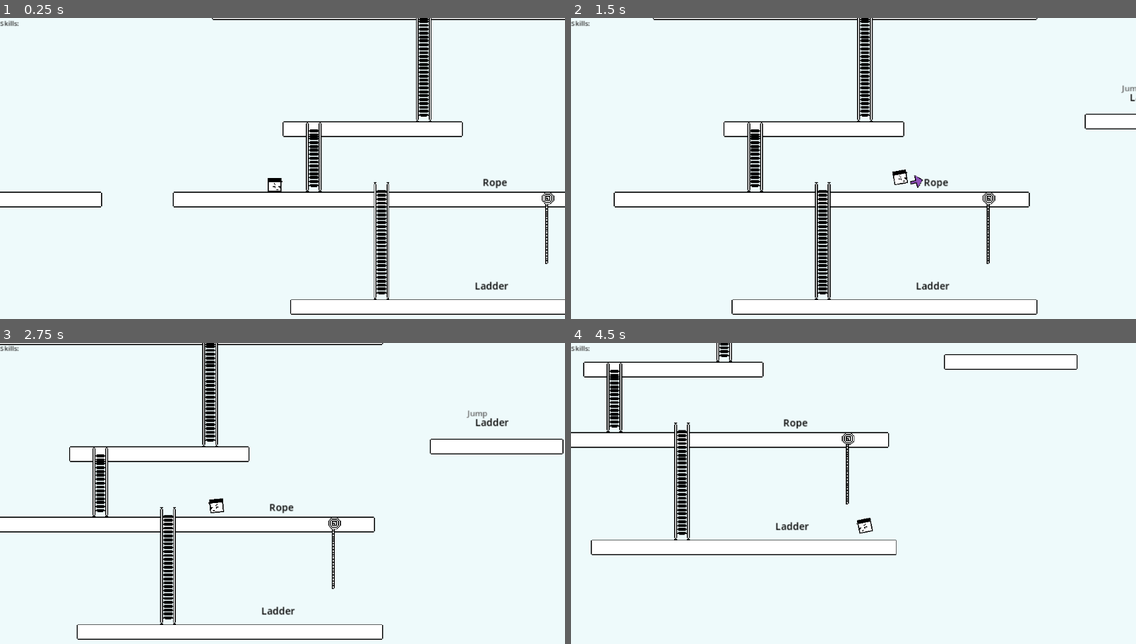
Above: before the commit, frames 1-4 (two rows, left to right).
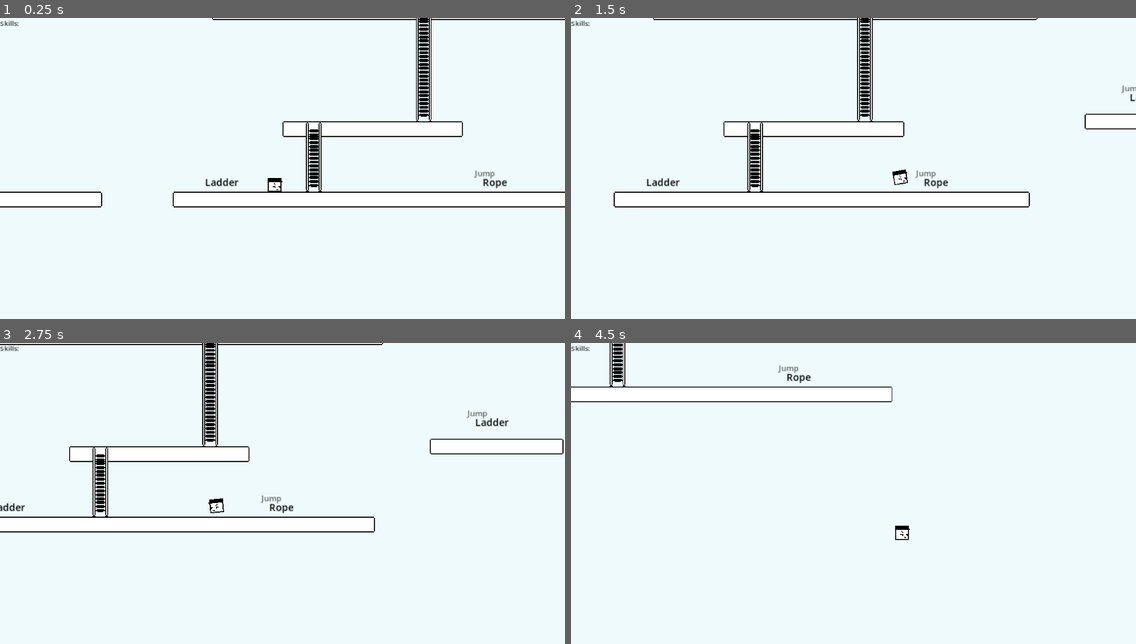
Above: after the commit, the same moments.

Repository: mariacki/and_what
Game: Godot game, scene res://scenes/level_1.tscn
Same seed, same stepped clock (60 frames per second), same inputs: the game is played once before the commit and once after it. Before the commit the project starts from res://scenes/game.tscn.
Inputs:
- Up to frame 1 (0.25 s): no input
- Up to frame 2 (1.5 s): tap Enter at 0.5 s; hold Right (ui_right) from 0.53 s (still down); tap Ctrl (action) at 0.6, 1.35 s
- Up to frame 3 (2.75 s): release Right (ui_right) at 2.03 s; hold Left (ui_left) from 2.03 s (still down); tap Ctrl (action) at 2.1 s
- Up to frame 4 (4.5 s): release Left (ui_left) at 2.78 s; hold Right (ui_right) 2.78-4.28 s; tap Ctrl (action) at 2.85, 3.6, 4.35 s; hold Left (ui_left) from 4.28 s (still down)

The runs differ from the first frame. In frame 1, 1.5% of the frame differs, in the area x 36-100%, y 50-99%; in frame 2, 1.7%; in frame 3, 1.6%; in frame 4, 4.2%, in the area x 0-90%, y 0-71%.

Commit message:
Update todo, add level_2 design, fix minor bugs

Diff:
--- a/project.godot
+++ b/project.godot
@@ -11,7 +11,7 @@
 [application]
 
 config/name="and-what"
-run/main_scene="res://scenes/game.tscn"
+run/main_scene="res://scenes/level_1.tscn"
 config/features=PackedStringArray("4.7", "GL Compatibility")
 config/icon="res://icon.svg"
 
--- a/scenes/game.tscn
+++ /dev/null
@@ -1,106 +0,0 @@
-[gd_scene format=3 uid="uid://yicge48108e0"]
-
-[ext_resource type="PackedScene" uid="uid://oll3sl06v0lv" path="res://src/skill_card/skill_card.tscn" id="1_lbhrr"]
-[ext_resource type="PackedScene" uid="uid://bkur5tdyvyg4u" path="res://src/platform/platform.tscn" id="1_lnu2h"]
-[ext_resource type="PackedScene" uid="uid://cqpfkx3gy0qq7" path="res://src/transport/rope.tscn" id="1_p57ef"]
-[ext_resource type="PackedScene" uid="uid://cuemnvwx21fxe" path="res://src/player/player.tscn" id="1_uwrxv"]
-[ext_resource type="PackedScene" uid="uid://b27xalgvh432k" path="res://src/transport/ladder.tscn" id="2_yqjtg"]
-[ext_resource type="Script" uid="uid://glcpviwhb7o5" path="res://src/overlay.gd" id="5_iywne"]
-
-[node name="Game" type="Node2D" unique_id=1286791302]
-
-[node name="Rope" parent="." unique_id=1825102335 instance=ExtResource("1_p57ef")]
-position = Vector2(559, 302)
-number_of_segments = 4
-
-[node name="Platform3" parent="." unique_id=661368424 instance=ExtResource("1_lnu2h")]
-position = Vector2(184, 304)
-number_of_segments = 25
-
-[node name="SkillCard3" parent="." unique_id=1035689853 instance=ExtResource("1_lbhrr")]
-position = Vector2(264, 80)
-requires = 0
-provides = 3
-
-[node name="SkillCard" parent="." unique_id=1509141401 instance=ExtResource("1_lbhrr")]
-position = Vector2(502, 385)
-requires = 0
-provides = 1
-
-[node name="SkillCard2" parent="." unique_id=504712972 instance=ExtResource("1_lbhrr")]
-position = Vector2(510, 279)
-requires = 0
-provides = 2
-
-[node name="Platform9" parent="." unique_id=655066593 instance=ExtResource("1_lnu2h")]
-position = Vector2(664, 224)
-number_of_segments = 7
-
-[node name="Platform11" parent="." unique_id=1590355060 instance=ExtResource("1_lnu2h")]
-position = Vector2(224, 112)
-number_of_segments = 23
-
-[node name="Platform6" parent="." unique_id=220434807 instance=ExtResource("1_lnu2h")]
-position = Vector2(-72, 304)
-number_of_segments = 10
-
-[node name="Platform7" parent="." unique_id=1708893482 instance=ExtResource("1_lnu2h")]
-position = Vector2(-192, 232)
-number_of_segments = 10
-
-[node name="Platform8" parent="." unique_id=583603668 instance=ExtResource("1_lnu2h")]
-position = Vector2(304, 414)
-number_of_segments = 18
-
-[node name="Platform4" parent="." unique_id=205037669 instance=ExtResource("1_lnu2h")]
-position = Vector2(296, 232)
-number_of_segments = 10
-
-[node name="SkillCard4" parent="." unique_id=1734962146 instance=ExtResource("1_lbhrr")]
-position = Vector2(720, 192)
-requires = 3
-provides = 1
-
-[node name="Player" parent="." unique_id=101684812 instance=ExtResource("1_uwrxv")]
-position = Vector2(280, 280)
-
-[node name="Camera2D" type="Camera2D" parent="Player" unique_id=1768085367]
-position = Vector2(8, 0)
-drag_horizontal_enabled = true
-drag_vertical_enabled = true
-
-[node name="Ladder2" parent="." unique_id=791188574 instance=ExtResource("2_yqjtg")]
-position = Vector2(320, 232)
-number_of_segments = 3
-
-[node name="Ladder4" parent="." unique_id=1892279685 instance=ExtResource("2_yqjtg")]
-position = Vector2(432, 112)
-number_of_segments = 6
-
-[node name="Ladder5" parent="." unique_id=376871732 instance=ExtResource("2_yqjtg")]
-position = Vector2(389, 294)
-number_of_segments = 6
-
-[node name="Ladder3" parent="." unique_id=595869846 instance=ExtResource("2_yqjtg")]
-position = Vector2(-48, 232)
-number_of_segments = 3
-
-[node name="Ui" type="CanvasLayer" parent="." unique_id=1836440554]
-script = ExtResource("5_iywne")
-
-[node name="VBoxContainer" type="VBoxContainer" parent="Ui" unique_id=929796039]
-unique_name_in_owner = true
-offset_right = 88.0
-offset_bottom = 200.0
-
-[node name="Label" type="Label" parent="Ui/VBoxContainer" unique_id=429055467]
-layout_mode = 2
-theme_override_colors/font_color = Color(0.14767182, 0.14767179, 0.14767179, 1)
-theme_override_font_sizes/font_size = 7
-text = "Skills:"
-
-[node name="Container" type="VBoxContainer" parent="Ui/VBoxContainer" unique_id=1241084695]
-unique_name_in_owner = true
-layout_mode = 2
-
-[connection signal="skills_updated" from="Player" to="Ui" method="skills_updated"]
--- /dev/null
+++ b/scenes/level_1.tscn
@@ -0,0 +1,93 @@
+[gd_scene format=3 uid="uid://yicge48108e0"]
+
+[ext_resource type="PackedScene" uid="uid://bkur5tdyvyg4u" path="res://src/platform/platform.tscn" id="2_pa8r4"]
+[ext_resource type="PackedScene" uid="uid://oll3sl06v0lv" path="res://src/skill_card/skill_card.tscn" id="3_15mv3"]
+[ext_resource type="PackedScene" uid="uid://cuemnvwx21fxe" path="res://src/player/player.tscn" id="4_e3sih"]
+[ext_resource type="PackedScene" uid="uid://b27xalgvh432k" path="res://src/transport/ladder.tscn" id="5_2y5yt"]
+[ext_resource type="Script" uid="uid://glcpviwhb7o5" path="res://src/overlay.gd" id="6_2os1m"]
+
+[node name="Game" type="Node2D" unique_id=1286791302]
+
+[node name="Platform3" parent="." unique_id=661368424 instance=ExtResource("2_pa8r4")]
+position = Vector2(184, 304)
+number_of_segments = 25
+
+[node name="SkillCard3" parent="." unique_id=1035689853 instance=ExtResource("3_15mv3")]
+position = Vector2(264, 80)
+requires = 0
+provides = 3
+
+[node name="SkillCard" parent="." unique_id=1509141401 instance=ExtResource("3_15mv3")]
+position = Vector2(227, 279)
+requires = 0
+provides = 1
+
+[node name="SkillCard2" parent="." unique_id=504712972 instance=ExtResource("3_15mv3")]
+position = Vector2(510, 279)
+requires = 3
+provides = 2
+
+[node name="Platform9" parent="." unique_id=655066593 instance=ExtResource("2_pa8r4")]
+position = Vector2(664, 224)
+number_of_segments = 7
+
+[node name="Platform11" parent="." unique_id=1590355060 instance=ExtResource("2_pa8r4")]
+position = Vector2(224, 112)
+number_of_segments = 23
+
+[node name="Platform6" parent="." unique_id=220434807 instance=ExtResource("2_pa8r4")]
+position = Vector2(-72, 304)
+number_of_segments = 10
+
+[node name="Platform7" parent="." unique_id=1708893482 instance=ExtResource("2_pa8r4")]
+position = Vector2(-192, 232)
+number_of_segments = 10
+
+[node name="Platform4" parent="." unique_id=205037669 instance=ExtResource("2_pa8r4")]
+position = Vector2(296, 232)
+number_of_segments = 10
+
+[node name="SkillCard4" parent="." unique_id=1734962146 instance=ExtResource("3_15mv3")]
+position = Vector2(720, 192)
+requires = 3
+provides = 1
+
+[node name="Player" parent="." unique_id=101684812 instance=ExtResource("4_e3sih")]
+position = Vector2(280, 280)
+
+[node name="Camera2D" type="Camera2D" parent="Player" unique_id=1768085367]
+position = Vector2(8, 0)
+drag_horizontal_enabled = true
+drag_vertical_enabled = true
+
+[node name="Ladder2" parent="." unique_id=791188574 instance=ExtResource("5_2y5yt")]
+position = Vector2(320, 232)
+number_of_segments = 3
+
+[node name="Ladder4" parent="." unique_id=1892279685 instance=ExtResource("5_2y5yt")]
+position = Vector2(432, 112)
+number_of_segments = 6
+
+[node name="Ladder3" parent="." unique_id=595869846 instance=ExtResource("5_2y5yt")]
+position = Vector2(-48, 232)
+number_of_segments = 3
+
+[node name="Ui" type="CanvasLayer" parent="." unique_id=1836440554]
+script = ExtResource("6_2os1m")
+
+[node name="VBoxContainer" type="VBoxContainer" parent="Ui" unique_id=929796039]
+unique_name_in_owner = true
+offset_right = 88.0
+offset_bottom = 200.0
+
+[node name="Label" type="Label" parent="Ui/VBoxContainer" unique_id=429055467]
+layout_mode = 2
+theme_override_colors/font_color = Color(0.14767182, 0.14767179, 0.14767179, 1)
+theme_override_font_sizes/font_size = 7
+text = "Skills:"
+
+[node name="Container" type="VBoxContainer" parent="Ui/VBoxContainer" unique_id=1241084695]
+unique_name_in_owner = true
+layout_mode = 2
+
+[connection signal="skills_updated" from="Player" to="Ui" method="skills_updated"]
--- /dev/null
+++ b/scenes/level_2.tscn
@@ -0,0 +1,183 @@
+[gd_scene format=3 uid="uid://dfyojkn36aeup"]
+
+[ext_resource type="PackedScene" uid="uid://cqpfkx3gy0qq7" path="res://src/transport/rope.tscn" id="1_wo48x"]
+[ext_resource type="PackedScene" uid="uid://bkur5tdyvyg4u" path="res://src/platform/platform.tscn" id="2_y0kc7"]
+[ext_resource type="PackedScene" uid="uid://oll3sl06v0lv" path="res://src/skill_card/skill_card.tscn" id="3_ne2mo"]
+[ext_resource type="PackedScene" uid="uid://cuemnvwx21fxe" path="res://src/player/player.tscn" id="4_6cvei"]
+[ext_resource type="PackedScene" uid="uid://b27xalgvh432k" path="res://src/transport/ladder.tscn" id="5_que50"]
+[ext_resource type="Script" uid="uid://glcpviwhb7o5" path="res://src/overlay.gd" id="6_hey2k"]
+
+[node name="Game" type="Node2D" unique_id=1286791302]
+
+[node name="SkillCard3" parent="." unique_id=1035689853 instance=ExtResource("3_ne2mo")]
+position = Vector2(370, 23)
+requires = 0
+provides = 1
+
+[node name="SkillCard5" parent="." unique_id=155277455 instance=ExtResource("3_ne2mo")]
+position = Vector2(322, -234)
+requires = 1
+provides = 2
+
+[node name="SkillCard4" parent="." unique_id=455180341 instance=ExtResource("3_ne2mo")]
+position = Vector2(1077, -222)
+requires = 0
+provides = 2
+
+[node name="SkillCard7" parent="." unique_id=548119309 instance=ExtResource("3_ne2mo")]
+position = Vector2(1020, -356)
+requires = 2
+provides = 3
+
+[node name="SkillCard6" parent="." unique_id=1912170534 instance=ExtResource("3_ne2mo")]
+position = Vector2(1194, 248)
+requires = 3
+provides = 1
+
+[node name="SkillCard13" parent="." unique_id=1489174920 instance=ExtResource("3_ne2mo")]
+position = Vector2(1, 23)
+requires = 0
+provides = 3
+
+[node name="SkillCard14" parent="." unique_id=1379471893 instance=ExtResource("3_ne2mo")]
+position = Vector2(-501, -123)
+requires = 3
+provides = 1
+
+[node name="Platform11" parent="." unique_id=1590355060 instance=ExtResource("2_y0kc7")]
+position = Vector2(154, 48)
+number_of_segments = 30
+
+[node name="Platform20" parent="." unique_id=661368424 instance=ExtResource("2_y0kc7")]
+position = Vector2(232, -197)
+number_of_segments = 21
+
+[node name="Platform21" parent="." unique_id=139993563 instance=ExtResource("2_y0kc7")]
+position = Vector2(923, -321)
+number_of_segments = 18
+
+[node name="Platform26" parent="." unique_id=2023196468 instance=ExtResource("2_y0kc7")]
+position = Vector2(529, -326)
+number_of_segments = 18
+
+[node name="Platform8" parent="." unique_id=583603668 instance=ExtResource("2_y0kc7")]
+position = Vector2(314, 147)
+number_of_segments = 20
+
+[node name="Platform9" parent="." unique_id=1240857908 instance=ExtResource("2_y0kc7")]
+position = Vector2(822, 278)
+number_of_segments = 11
+
+[node name="Platform19" parent="." unique_id=720781284 instance=ExtResource("2_y0kc7")]
+position = Vector2(1072, 275)
+number_of_segments = 11
+
+[node name="Platform16" parent="." unique_id=1664970805 instance=ExtResource("2_y0kc7")]
+position = Vector2(874, -194)
+number_of_segments = 22
+
+[node name="Platform24" parent="." unique_id=1690209649 instance=ExtResource("2_y0kc7")]
+position = Vector2(-279, -87)
+number_of_segments = 22
+
+[node name="Platform25" parent="." unique_id=1233010641 instance=ExtResource("2_y0kc7")]
+position = Vector2(-691, -89)
+number_of_segments = 22
+
+[node name="Platform17" parent="." unique_id=1978949360 instance=ExtResource("2_y0kc7")]
+position = Vector2(981, 163)
+number_of_segments = 14
+
+[node name="Platform10" parent="." unique_id=766203324 instance=ExtResource("2_y0kc7")]
+position = Vector2(306, 277)
+number_of_segments = 7
+
+[node name="Platform12" parent="." unique_id=1525018967 instance=ExtResource("2_y0kc7")]
+position = Vector2(480, 275)
+number_of_segments = 7
+
+[node name="Platform18" parent="." unique_id=1515763058 instance=ExtResource("2_y0kc7")]
+position = Vector2(703, 208)
+number_of_segments = 7
+
+[node name="Platform14" parent="." unique_id=1435265002 instance=ExtResource("2_y0kc7")]
+position = Vector2(-47, 46)
+number_of_segments = 7
+
+[node name="Platform22" parent="." unique_id=304454841 instance=ExtResource("2_y0kc7")]
+position = Vector2(-47, 46)
+number_of_segments = 7
+
+[node name="Platform23" parent="." unique_id=2054450601 instance=ExtResource("2_y0kc7")]
+position = Vector2(-224, 45)
+number_of_segments = 7
+
+[node name="Platform15" parent="." unique_id=1977848413 instance=ExtResource("2_y0kc7")]
+position = Vector2(3, 372)
+number_of_segments = 14
+
+[node name="Player" parent="." unique_id=101684812 instance=ExtResource("4_6cvei")]
+position = Vector2(288, -39)
+
+[node name="Camera2D" type="Camera2D" parent="Player" unique_id=1768085367]
+position = Vector2(8, 0)
+drag_horizontal_enabled = true
+drag_vertical_enabled = true
+
+[node name="Ladder5" parent="." unique_id=1825102335 instance=ExtResource("5_que50")]
+position = Vector2(50, 27)
+number_of_segments = 20
+
+[node name="Ladder7" parent="." unique_id=386677424 instance=ExtResource("5_que50")]
+position = Vector2(438, -214)
+number_of_segments = 15
+
+[node name="Ladder4" parent="." unique_id=119845689 instance=ExtResource("5_que50")]
+position = Vector2(507, 32)
+number_of_segments = 6
+
+[node name="Ladder6" parent="." unique_id=1433083580 instance=ExtResource("5_que50")]
+position = Vector2(1138, 148)
+number_of_segments = 7
+
+[node name="Ladder8" parent="." unique_id=1644218559 instance=ExtResource("5_que50")]
+position = Vector2(880, -213)
+number_of_segments = 29
+
+[node name="Ui" type="CanvasLayer" parent="." unique_id=1836440554]
+script = ExtResource("6_hey2k")
+
+[node name="VBoxContainer" type="VBoxContainer" parent="Ui" unique_id=929796039]
+unique_name_in_owner = true
+offset_left = 1.0
+offset_top = 1.0
+offset_right = 89.0
+offset_bottom = 202.0
+
+[node name="Label" type="Label" parent="Ui/VBoxContainer" unique_id=429055467]
+layout_mode = 2
+theme_override_colors/font_color = Color(0.14767182, 0.14767179, 0.14767179, 1)
+theme_override_font_sizes/font_size = 7
+text = "Skills:"
+
+[node name="Container" type="VBoxContainer" parent="Ui/VBoxContainer" unique_id=1241084695]
+unique_name_in_owner = true
+layout_mode = 2
+
+[node name="Rope" parent="." unique_id=1680434599 instance=ExtResource("1_wo48x")]
+position = Vector2(347, 133)
+number_of_segments = 7
+
+[node name="Rope4" parent="." unique_id=861743762 instance=ExtResource("1_wo48x")]
+position = Vector2(-159, -79)
+number_of_segments = 5
+
+[node name="Rope2" parent="." unique_id=569180668 instance=ExtResource("1_wo48x")]
+position = Vector2(1175, -334)
+number_of_segments = 6
+
+[node name="Rope3" parent="." unique_id=1467583898 instance=ExtResource("1_wo48x")]
+position = Vector2(193, 28)
+number_of_segments = 19
+
+[connection signal="skills_updated" from="Player" to="Ui" method="skills_updated"]
--- a/src/player/states/player_walking.gd
+++ b/src/player/states/player_walking.gd
@@ -37,7 +37,7 @@
 
 
 func _handle_skill_card(player: Player, card: SkillCard) -> void:
-	if not card.visible:
+	if not _inventory_can_place_card(player, card):
 		return
 
 	arrow_point_at(player, card.global_position)
@@ -45,8 +45,6 @@
 	if not Input.is_action_just_pressed("action"):
 		return
 
-	if not _inventory_can_place_card(player, card):
-		return
 
 	_inventory_place_card(player, card)
 
@@ -90,6 +88,9 @@
 	if card.requires == SkillCard.Skill.NOTHING:
 		return true
 
+	if player.skills.size() == 0:
+		return false
+
 	var last_skill = player.skills[player.skills.size() - 1]
 	return last_skill.provides == card.requires
 
Not shown, changed: todo.md
